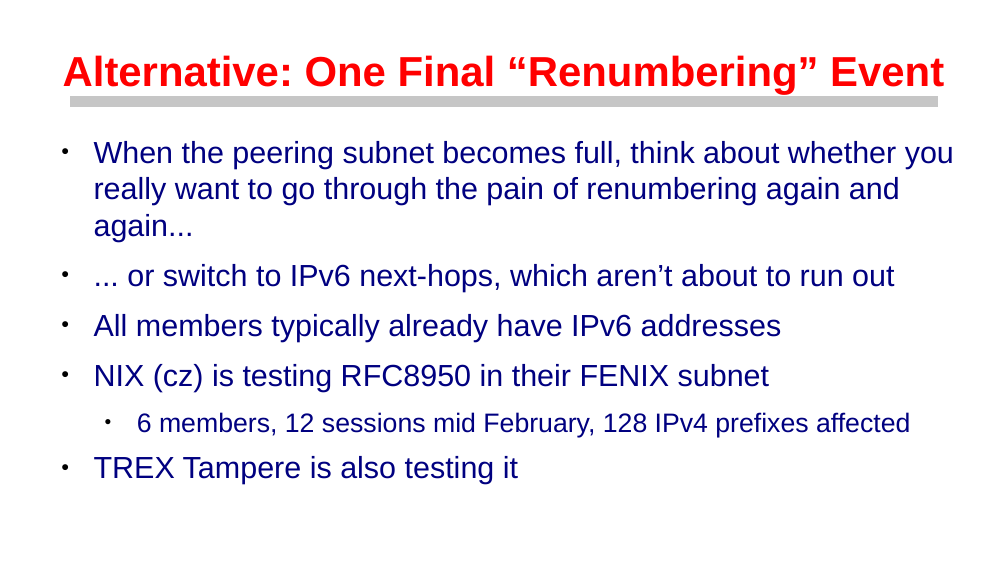
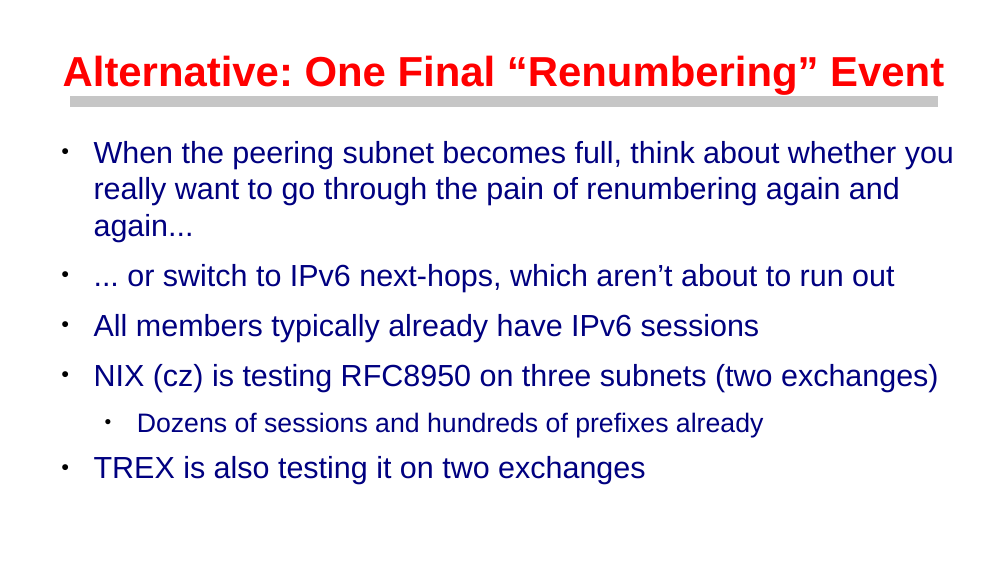
Before and after one commit to euro-ix/rfc8950-ixp, a slide deck: slide 8 of presentations/ipv6-only-ixps.odp. Drawn at 1008x567 pixels with LibreOffice and Linux fonts; fonts in the diff are those of the drawing; background and template pictures are left out. Boxes give left, top, right and bottom in pixels: in the first picture for what was removed or moved away, otherwise in the second. Text is boxed around its words. In the diff, an @@ line names an element or a change of style, - is before the commit and + after.

```diff
--- a/presentations/ipv6-only-ixps.odp
+++ b/presentations/ipv6-only-ixps.odp
@@ text at (94, 314, 939, 484): text changed @@
-● All members typically already have IPv6 addresses
-● NIX (cz) is testing RFC8950 in their FENIX subnet
-  ● 6 members, 12 sessions mid February, 128 IPv4 prefixes affected
-● TREX Tampere is also testing it
+● All members typically already have IPv6 sessions
+● NIX (cz) is testing RFC8950 on three subnets (two exchanges)
+  ● Dozens of sessions and hundreds of prefixes already
+● TREX is also testing it on two exchanges
```
Also in this commit, not shown: 5 other slides changed, 1 other file.
